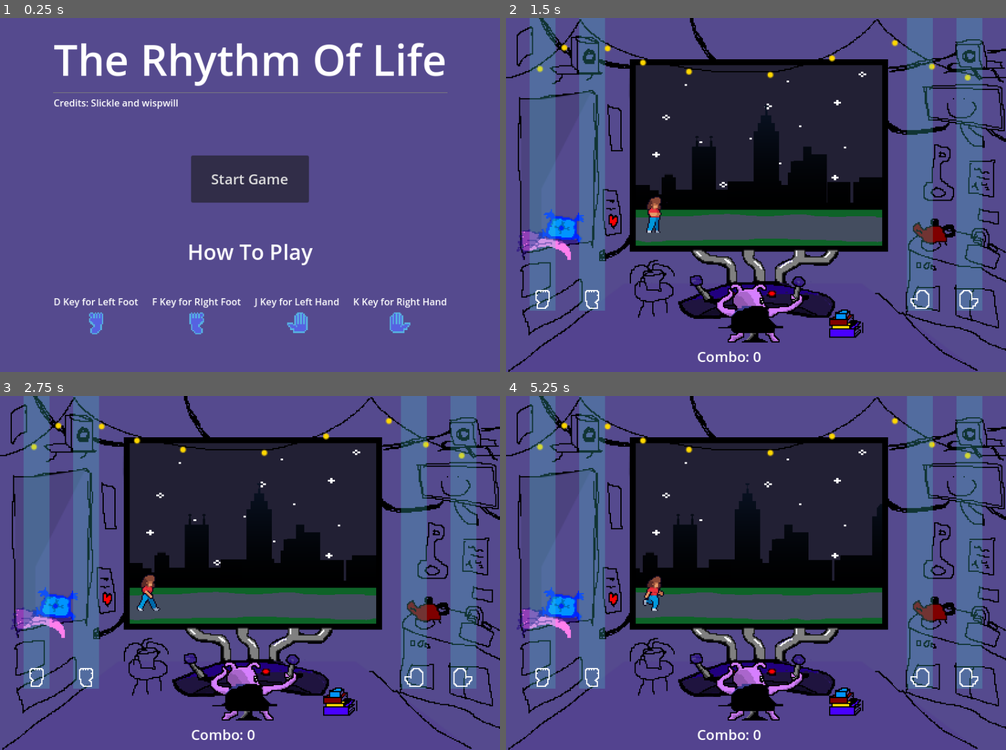
Above: before the commit, frames 1-4 (two rows, left to right).
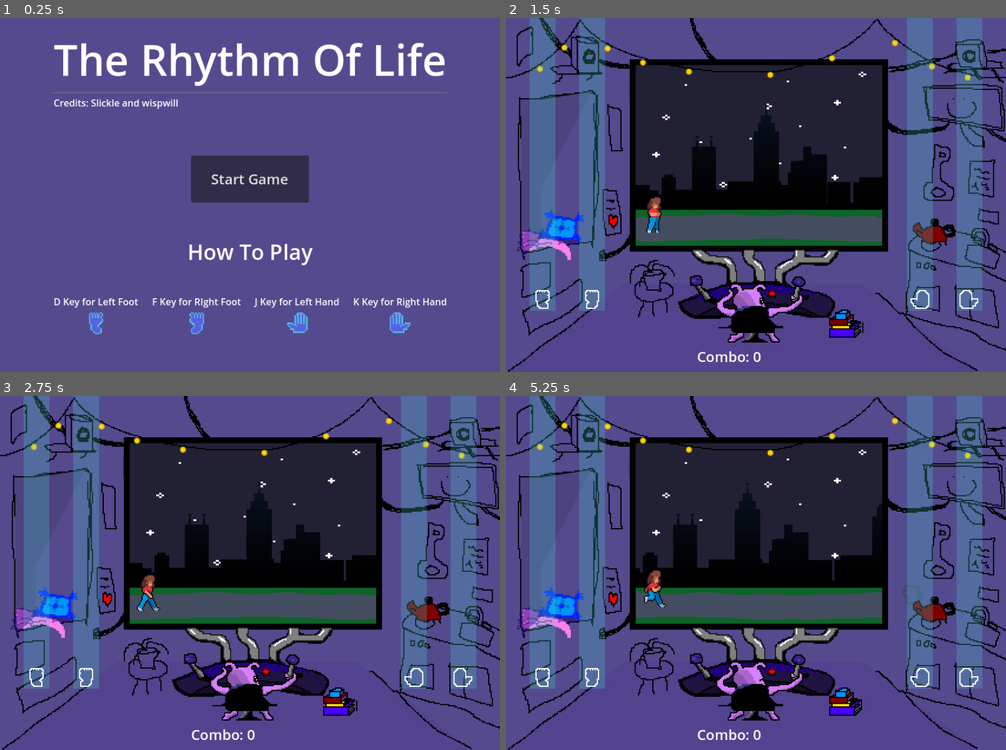
Above: after the commit, the same moments.

Repository: SlickleCode/GMTK2024
Game: Godot game, scene res://scenes/start.tscn
Same seed, same stepped clock (60 frames per second), same inputs: the game is played once before the commit and once after it. Sound files missing from this copy of the repository are replaced by a short silence.
Inputs:
- Up to frame 1 (0.25 s): no input
- Up to frame 2 (1.5 s): click "Start Game" at 0.5 s; tap Enter at 1.25 s; hold K (right_hand) from 1.28 s (still down)
- Up to frame 3 (2.75 s): tap Space at 2 s; release K (right_hand) at 2.03 s; hold J (left_hand) from 2.03 s (still down)
- Up to frame 4 (5.25 s): release J (left_hand) at 2.78 s; hold K (right_hand) 2.78-4.28 s; hold J (left_hand) from 4.28 s (still down)

The runs differ from the first frame. In frame 1, 0.2% of the frame differs, in the area x 17-41%, y 83-90%; in frame 2, less than 0.1%; in frame 3, less than 0.1%; in frame 4, 0.5%, in the area x 5-84%, y 49-90%.

Commit message:
adding the last bits

Diff:
--- a/main.gd
+++ b/main.gd
@@ -18,11 +18,10 @@
 	$InputManager/LeftLegInputSpot/Label.modulate = Color(1, 1, 1, 0)
 	randomize()
 	on_song_change(0)
-	$Timer.start()
 
 func on_song_change(amount_of_change):
 	#TODO testing line for switching songs
-	# amount_of_change = 1
+	#amount_of_change = 2
 
 	cur_song_count = amount_of_change
 	$CanvasLayer.hide()
@@ -39,23 +38,20 @@
 	elif amount_of_change == 1:
 		beat_stretch = -4
 		conductor_instance.stream = load("res://assets/music/lazy-time-summer-relax-lofi-199737.mp3")
-		conductor_instance.bpm = 85
-		$NoteManager.bpm = 85
-	elif amount_of_change == 2:# placeholder
+		conductor_instance.bpm = 84
+		$NoteManager.bpm = 84
+	elif amount_of_change == 2:
 		beat_stretch = -4
-		conductor_instance.stream = load("res://assets/music/all-the-time-144594.mp3")
-		conductor_instance.bpm = 120
-		$NoteManager.bpm = 120
-	elif amount_of_change == 1:# placeholder
-		conductor_instance.stream = load("res://assets/music/good-night-160166.mp3")
-		conductor_instance.bpm = 80
-		$NoteManager.bpm = 80
+		conductor_instance.stream = load("res://assets/music/cooking-beats-154289.mp3")
+		conductor_instance.bpm = 160
+		$NoteManager.bpm = 160
 	$Timer.start()
 
 func start_song_and_game():
 	score = 0
 	combo = 0
 	schmoving = true
+	$Tiny.play("sitting")
 	$Big.play("walk")
 	await get_tree().create_timer(1.0).timeout
 	$NoteManager/left_foot_spawner.show()
@@ -66,7 +62,7 @@
 	$InputManager/LeftHandInputSpot.show()
 	$NoteManager/right_hand_spawner.show()
 	$InputManager/RightHandInputSpot.show()
-	await get_tree().create_timer(3.0).timeout
+	await get_tree().create_timer(1.5).timeout
 	$Big.play("run")
 	$Tiny.play("sitting")
 	$TinyWorld.play("default")
@@ -137,18 +133,65 @@
 		tween.tween_property($InputManager/LeftLegInputSpot/Label, "modulate", Color(1, 1, 1, 0), .3).from(Color(1, 1, 1, 1))
 
 func _on_conductor_beat(beat_position):
-	#print(beat_position)
+	print(beat_position)
 	var relative_beat = beat_position - beat_stretch
 	if cur_song_count == 0:
 		good_night_beat_stuff(relative_beat)
-	if cur_song_count > 0:
+	elif cur_song_count == 1:
 		lazy_time_summer_beat_stuff(relative_beat)
+	elif cur_song_count == 2:
+		cooking_beats_beat_stuff(relative_beat)
+
+func cooking_beats_beat_stuff(beat_position):
+	difficulty = 0
+	if beat_position < 16:
+		conductor_instance.bpm = 80
+		$NoteManager.bpm = 80
+	if beat_position < 16 and beat_position % 2 == 0:
+		difficulty = 2
+	if beat_position >= 20:
+		conductor_instance.bpm = 160
+		$NoteManager.bpm = 160
+	if beat_position > 20:
+		difficulty = 1
+	if beat_position > 96 and beat_position % 2 == 0:
+		difficulty = 1
+	if beat_position > 96 and beat_position % 2 == 0:
+		difficulty = 2
+	if beat_position > 160:
+		difficulty = 0
+	if beat_position > 192:
+		difficulty = 1
+	if beat_position > 224 and beat_position % 2 == 0:
+		difficulty = 1
+	if beat_position > 224 and beat_position % 2 == 1:
+		difficulty = 4
+	if beat_position > 287 and beat_position % 4 == 0:
+		difficulty = 3
+	if beat_position > 352:
+		difficulty = 0
 
 func lazy_time_summer_beat_stuff(beat_position):
+	difficulty = 0
 	if beat_position > 16:
 		difficulty = 1
+	if beat_position > 16 and beat_position % 4 == 0:
+		difficulty = 2
+	if beat_position > 80:
+		difficulty = 1
+	if beat_position == 112:
+		difficulty = 4
+	if beat_position > 112 and beat_position % 4 == 0:
+		difficulty = 3
+	if beat_position > 146 and (beat_position + 1) % 4 == 0:
+		difficulty = 2
+	if beat_position > 146 and (beat_position - 1) % 4 == 0:
+		difficulty = 2
+	if beat_position > 178:
+		difficulty = 0
 
 func good_night_beat_stuff(beat_position):
+	difficulty = 0
 	if beat_position > 16:
 		difficulty = 1
 	if beat_position > 48 and beat_position % 2 == 0:
@@ -183,7 +226,7 @@
 		difficulty = 0
 
 func _on_conductor_spot_in_measure(measure_position):
-	print(measure_position)
+	#print(measure_position)
 	if measure_position == 1:
 		check_difficulty_and_spawn()
 	elif measure_position == 2:
@@ -222,6 +265,5 @@
 	$TinyWorld.play("still")
 	$CanvasLayer.show()
 
-
-func _on_area_2d_body_entered(body):
-	print(body)
+func _on_note_manager_remove_combo_nm():
+	combo = 0
--- a/main.tscn
+++ b/main.tscn
@@ -38,10 +38,10 @@
 [ext_resource type="Texture2D" uid="uid://lpeujl22nrh6" path="res://assets/tiny_character/resting/tiny_rest_2.png" id="31_mvsal"]
 [ext_resource type="Texture2D" uid="uid://c4k1rte6f253i" path="res://assets/background_no_steam.png" id="31_scahx"]
 [ext_resource type="Texture2D" uid="uid://oqmxptm0t706" path="res://assets/tiny_character/pose_2/little_buddy_pose_2_open.png" id="32_xvsx8"]
-[ext_resource type="Texture2D" uid="uid://dddptgqssvvjd" path="res://assets/notes/left_foot_outline.png" id="33_aeh84"]
-[ext_resource type="Texture2D" uid="uid://b2x5c0y0hc7mw" path="res://assets/notes/right_foot_outline.png" id="34_s101w"]
-[ext_resource type="Texture2D" uid="uid://ckfbmhge6idpr" path="res://assets/notes/left_hand_outline.png" id="35_5islh"]
-[ext_resource type="Texture2D" uid="uid://ctwq3rqcgivya" path="res://assets/notes/right_hand_outline.png" id="36_ejf5t"]
+[ext_resource type="Texture2D" uid="uid://dddptgqssvvjd" path="res://assets/notes/right_foot_outline.png" id="33_aeh84"]
+[ext_resource type="Texture2D" uid="uid://b2x5c0y0hc7mw" path="res://assets/notes/left_foot_outline.png" id="34_s101w"]
+[ext_resource type="Texture2D" uid="uid://ckfbmhge6idpr" path="res://assets/notes/right_hand_outline.png" id="35_5islh"]
+[ext_resource type="Texture2D" uid="uid://ctwq3rqcgivya" path="res://assets/notes/left_hand_outline.png" id="36_ejf5t"]
 [ext_resource type="PackedScene" uid="uid://ds1yox0n0d32y" path="res://scenes/end_screen.tscn" id="37_u2io6"]
 
 [sub_resource type="SpriteFrames" id="SpriteFrames_2ofyq"]
@@ -398,5 +398,6 @@
 wait_time = 2.0
 one_shot = true
 
+[connection signal="remove_combo_nm" from="NoteManager" to="." method="_on_note_manager_remove_combo_nm"]
 [connection signal="change_song" from="CanvasLayer/end_screen" to="." method="on_song_change"]
 [connection signal="timeout" from="Timer" to="." method="start_song_and_game"]
--- a/scenes/Note.tscn
+++ b/scenes/Note.tscn
@@ -1,7 +1,7 @@
 [gd_scene load_steps=6 format=3 uid="uid://onx73o1xauw1"]
 
 [ext_resource type="Script" path="res://scripts/note.gd" id="1_1d3oq"]
-[ext_resource type="Texture2D" uid="uid://4apnaumhw1hi" path="res://assets/notes/left_foot.png" id="1_20dwn"]
+[ext_resource type="Texture2D" uid="uid://4apnaumhw1hi" path="res://assets/notes/right_foot.png" id="1_20dwn"]
 
 [sub_resource type="RectangleShape2D" id="RectangleShape2D_dgrk2"]
 size = Vector2(15, 15)
--- a/scenes/start.tscn
+++ b/scenes/start.tscn
@@ -1,10 +1,10 @@
 [gd_scene load_steps=6 format=3 uid="uid://sxg5shm5y8ux"]
 
 [ext_resource type="Script" path="res://scripts/start.gd" id="1_1aju6"]
-[ext_resource type="Texture2D" uid="uid://4apnaumhw1hi" path="res://assets/notes/left_foot.png" id="2_eqn62"]
-[ext_resource type="Texture2D" uid="uid://bmfirf5tqciiu" path="res://assets/notes/right_foot.png" id="3_4bdp0"]
-[ext_resource type="Texture2D" uid="uid://bmh2hldwa371l" path="res://assets/notes/left_hand.png" id="4_tnlcm"]
-[ext_resource type="Texture2D" uid="uid://bks0wdbrat1sn" path="res://assets/notes/right_hand.png" id="5_wkwd4"]
+[ext_resource type="Texture2D" uid="uid://4apnaumhw1hi" path="res://assets/notes/right_foot.png" id="2_eqn62"]
+[ext_resource type="Texture2D" uid="uid://bmfirf5tqciiu" path="res://assets/notes/left_foot.png" id="3_4bdp0"]
+[ext_resource type="Texture2D" uid="uid://bmh2hldwa371l" path="res://assets/notes/right_hand.png" id="4_tnlcm"]
+[ext_resource type="Texture2D" uid="uid://bks0wdbrat1sn" path="res://assets/notes/left_hand.png" id="5_wkwd4"]
 
 [node name="StartScreen" type="Control"]
 layout_mode = 3
--- a/scripts/conductor.gd
+++ b/scripts/conductor.gd
@@ -47,13 +47,13 @@
 	play()
 
 func closest_beat(nth):
-	closest = int(round((song_position / sec_per_beat) / nth) * nth)
-	time_off_beat = abs(closest * sec_per_beat - song_position)
+	closest = int(round((song_position / (60.0 / bpm)) / nth) * nth)
+	time_off_beat = abs(closest * (60.0 / bpm) - song_position)
 	return Vector2(closest, time_off_beat)
 
 func play_from_beat(beat_num, offset):
 	play()
-	seek(beat_num * sec_per_beat)
+	seek(beat_num * (60.0 / bpm))
 	beats_before_start = offset
 	cur_measure_spot = beat_num % measures
 
--- a/scripts/note.gd
+++ b/scripts/note.gd
@@ -1,6 +1,8 @@
 extends Node2D
 
 @export_range(0, 4) var body_part := 0
+
+signal remove_combo
 
 var notes = [
 	preload("res://assets/notes/left_foot.png"),
@@ -17,6 +19,7 @@
 
 func _on_poor_rating_area_entered(area):
 	if area.name == 'Despawner':
+		emit_signal("remove_combo")
 		queue_free()
 	potential_score += 1
 
--- a/scripts/note_manager.gd
+++ b/scripts/note_manager.gd
@@ -1,4 +1,6 @@
 extends Node2D
+
+signal remove_combo_nm
 
 var bpm = 1
 
@@ -46,7 +48,11 @@
 func create_note_of_type(limb_type):
 	var note_instance = note_scene.instantiate()
 	note_instance.body_part = limb_type
+	note_instance.connect("remove_combo", remove_combo)
 	get_node(notes_map[limb_type]).add_child(note_instance)
+
+func remove_combo():
+	emit_signal("remove_combo_nm")
 
 func check_for_points(limb):
 	var notes_list = get_node(notes_map[limb]).get_children()
Not shown, removed: assets/music/all-the-time-144594.mp3.import
Not shown, added: assets/music/cooking-beats-154289.mp3.import
Not shown, changed: assets/notes/left_foot.png.import
Not shown, changed: assets/notes/left_foot_outline.png.import
Not shown, changed: assets/notes/left_hand.png.import
Not shown, changed: assets/notes/left_hand_outline.png.import
Not shown, changed: assets/notes/right_foot.png.import
Not shown, changed: assets/notes/right_foot_outline.png.import
Not shown, changed: assets/notes/right_hand.png.import
Not shown, changed: assets/notes/right_hand_outline.png.import
Not shown, changed: export_presets.cfg
Not shown: 2 places in main.tscn that only renumber resources
(and 12 more such lines)
